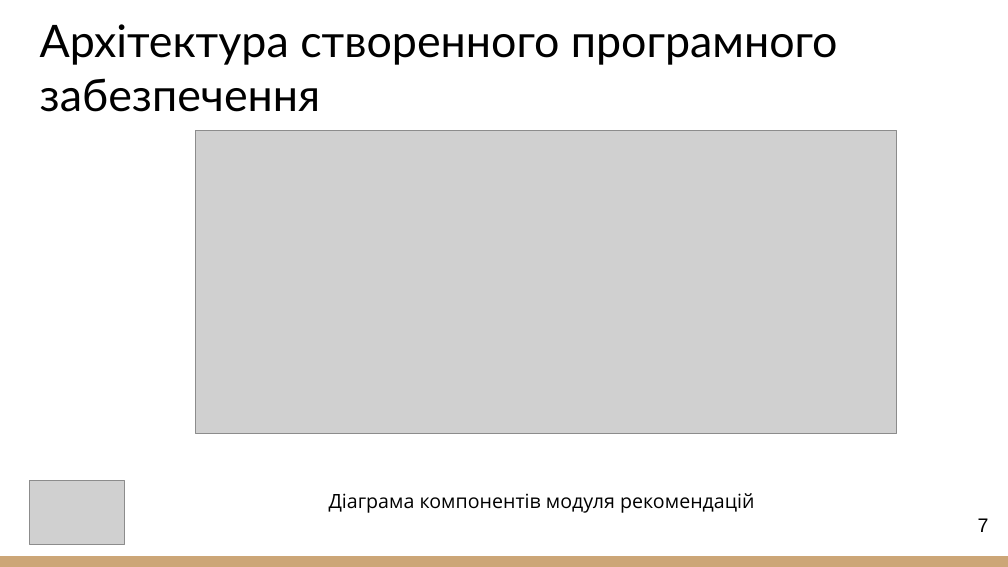
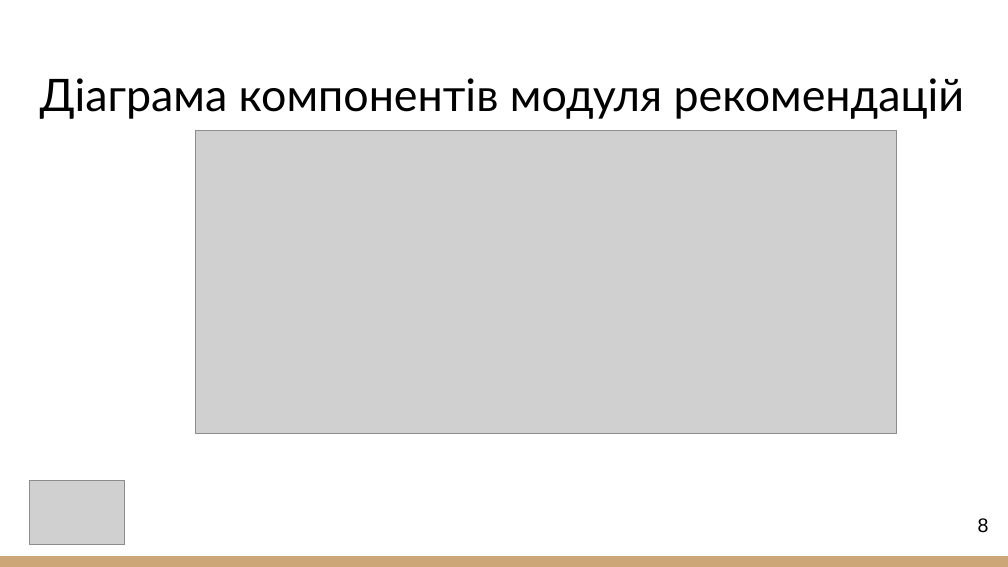
Before and after one commit to NureTanasiichukVladyslav/2025_B_PI_PZPI-21-3_Tanasiichuk_V_Y, a slide deck: slide 8 of 2025_Б_ПІ_ПЗПІ-21-3_Танасійчук_В_Є.pptx (slide 7 before the commit). Drawn at 1008x567 pixels with LibreOffice and Linux fonts; fonts in the diff are those of the drawing; grey boxes stand for pictures. Boxes give left, top, right and bottom in pixels: in the first picture for what was removed or moved away, otherwise in the second. Text is boxed around its words. In the diff, an @@ line names an element or a change of style, - is before the commit and + after.

```diff
--- a/2025_Б_ПІ_ПЗПІ-21-3_Танасійчук_В_Є.pptx
+++ b/2025_Б_ПІ_ПЗПІ-21-3_Танасійчук_В_Є.pptx
@@ title at (40,78,965,119): text changed @@
-Архітектура створенного програмного забезпечення
+Діаграма компонентів модуля рекомендацій
@@ text removed at (329,493,754,513) @@
-Діаграма компонентів модуля рекомендацій
@@ page number at (978,518,989,533): text changed @@
-7
+8
```
Also in this commit, not shown: 7 other slides changed, 1 slide added.
